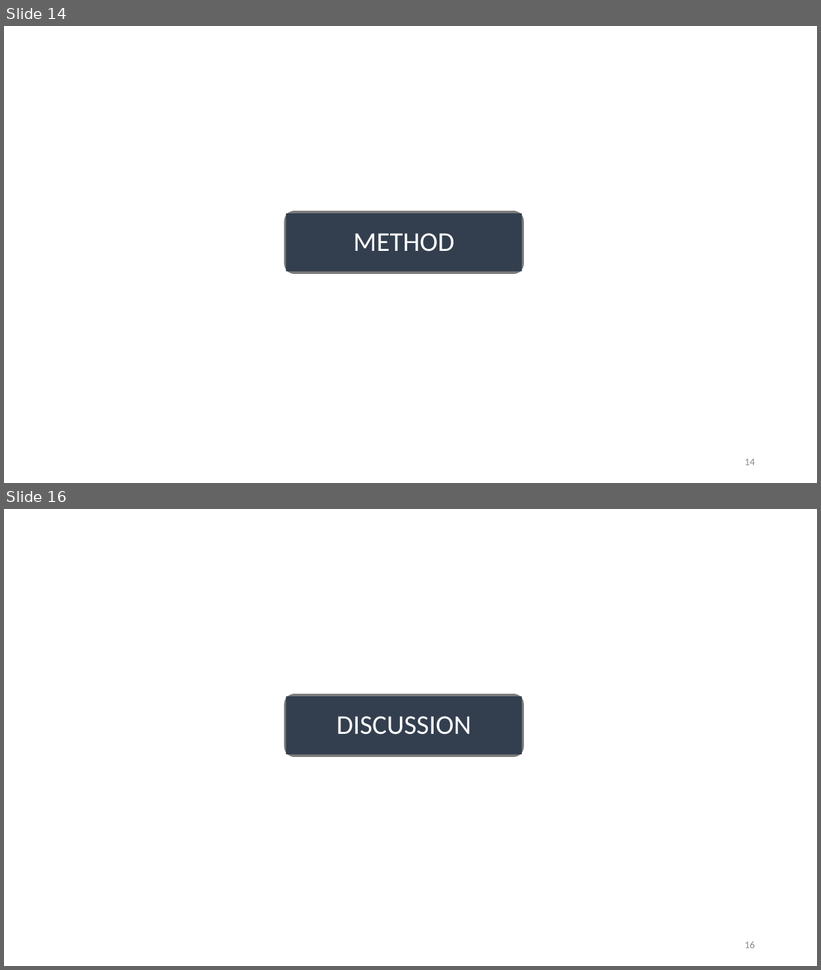
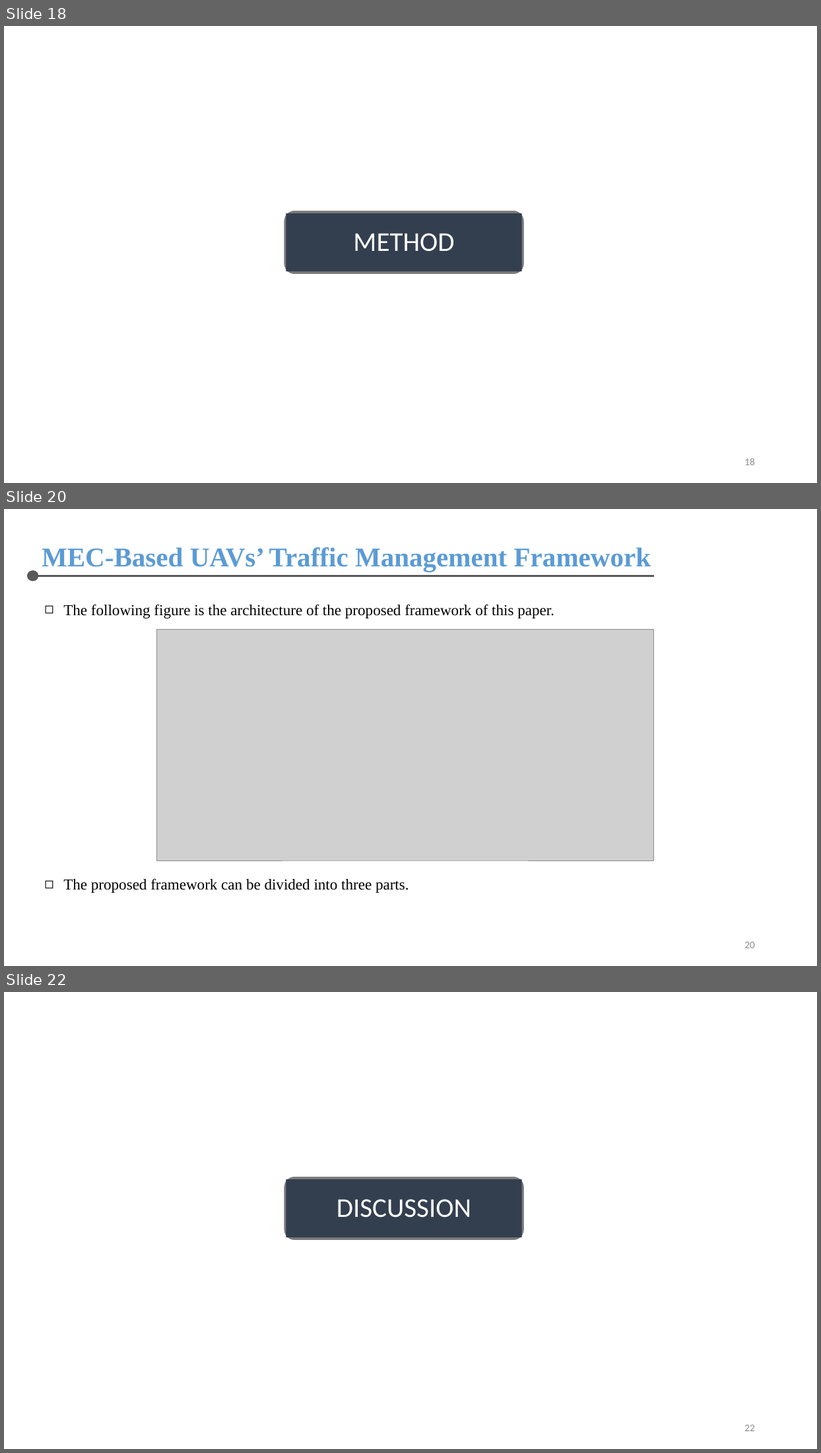
Before and after one commit to chris-nthu/communication, a slide deck: wireless_network/PaperReading/Report.pptx. Shown one above the other, each under a label of ours: slides 14 and 16 before the commit, slides 18, 20 and 22 after it; the slides between them are not shown. The pictures are 821x970 and 821x1453 pixels, drawn with LibreOffice and Linux fonts; fonts in the diff are those of the drawing; grey boxes stand for pictures. Boxes give left, top, right and bottom in pixels: in the first picture for what was removed or moved away, otherwise in the second. Text is boxed around its words. In the diff, an @@ line names an element or a change of style, - is before the commit and + after.

```diff
--- a/wireless_network/PaperReading/Report.pptx
+++ b/wireless_network/PaperReading/Report.pptx
@@ slide 20 added at (4, 509, 817, 966), background #FFFFFF @@
@@ text added at (42, 547, 651, 572), 32 pt, text #5B9BD5, bold @@
+MEC-Based UAVs’ Traffic Management Framework
@@ ellipse added at (27, 570, 39, 582), fill #595959 @@
@@ line added from (39, 576) to (654, 576), #595959 2 pt @@
@@ text added at (63, 604, 554, 619), 18 pt, text #000000 @@
+◻ The following figure is the architecture of the proposed framework of this paper.
@@ picture added at (157, 629, 654, 860) @@
@@ text added at (63, 879, 409, 893), 18 pt, text #000000 @@
+◻ The proposed framework can be divided into three parts.
@@ page number added at (745, 942, 755, 949), 12 pt, text #8C8C8C @@
+20
@@ what was slide 14 is now slide 18 @@
@@ page number at (745, 458, 755, 466): text changed @@
-14
+18
@@ what was slide 16 is now slide 22 @@
@@ page number at (745, 1425, 755, 1432): text changed @@
-16
+22
```
Also in this commit, not shown: 4 slides changed, 5 other slides added.
